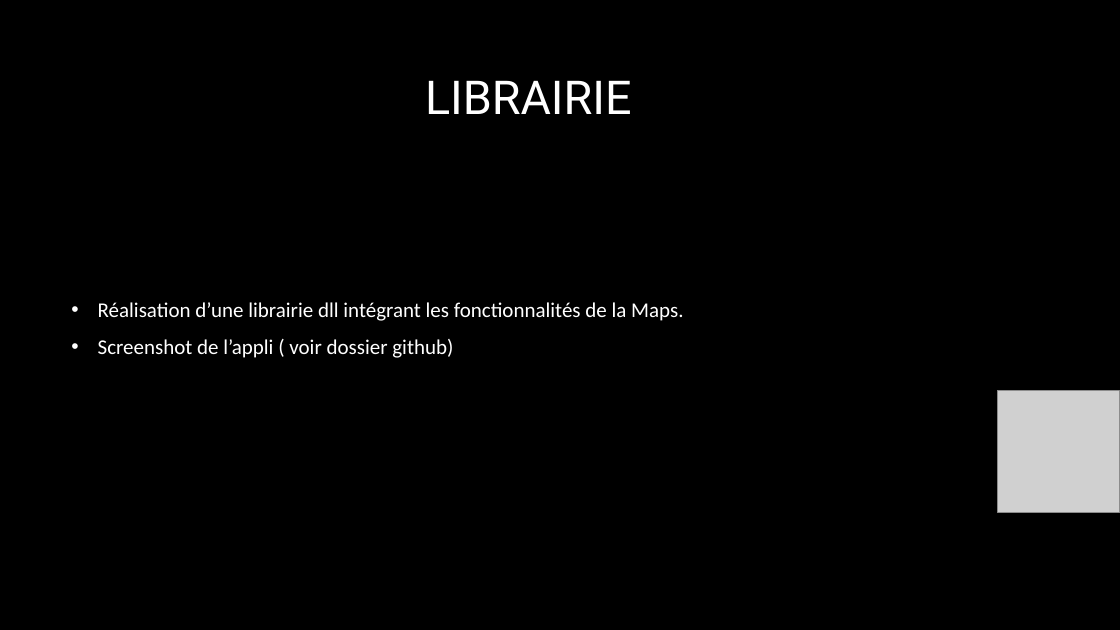
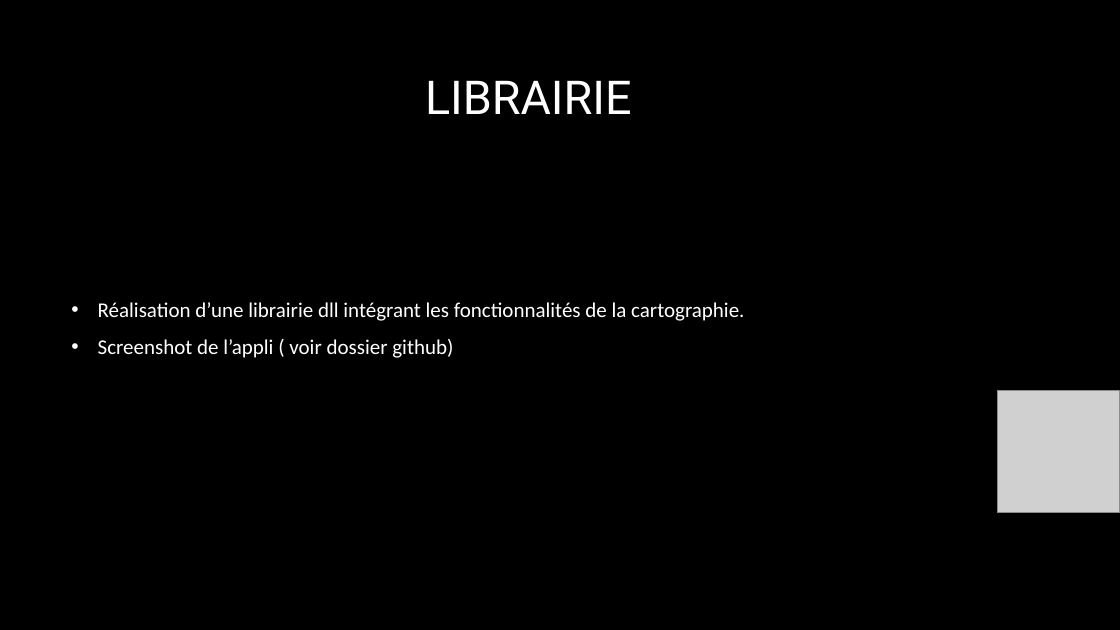
Before and after one commit to regfarad/mapsLibrary, a slide deck: slide 3 of PWP Presentation 1/Présentation7.pptx. Drawn at 1120x630 pixels with LibreOffice and Linux fonts; fonts in the diff are those of the drawing; grey boxes stand for pictures; background and template pictures are left out. Boxes give left, top, right and bottom in pixels: in the first picture for what was removed or moved away, otherwise in the second. Text is boxed around its words. In the diff, an @@ line names an element or a change of style, - is before the commit and + after.

```diff
--- a/PWP Presentation 1/Présentation7.pptx
+++ b/PWP Presentation 1/Présentation7.pptx
@@ text at box(98, 302, 744, 321): text changed @@
-• Réalisation d’une librairie dll intégrant les fonctionnalités de la Maps.
+• Réalisation d’une librairie dll intégrant les fonctionnalités de la cartographie.
```
Also in this commit, not shown: 1 other slide changed.
